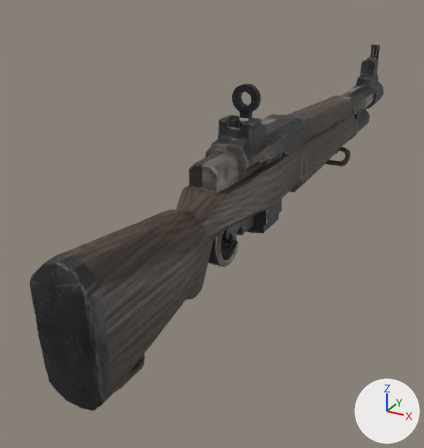
The glTF model addons/fc_weapons/assets/models/battle_rifle.glb: old version first, new version second.
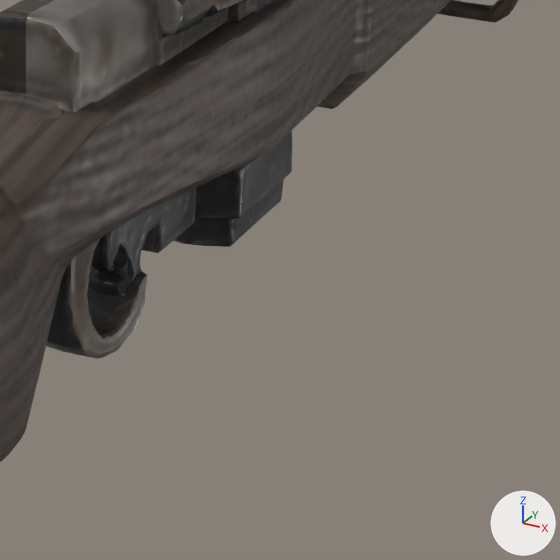
Old and new are each drawn whole from a 50 mm camera at (0.32, -0.611, 0.314) aimed at (-0.078, 0.112, -0.047) and again close up on the part from 46% to 85% of the width and 36% to 73% of the height. The lights are fixed; the arrows at lower right show +X, +Y and +Z. The older version's two pictures come first. Where no turn or scale is listed for an object, it has been applied to the vertices. Vertices at exactly the same position are counted once.

The scene before the commit, as lines of its bpy script (objects in view):
```python
me_mesh_0 = bpy.data.meshes.new('Mesh_0')
me_mesh_0.from_pydata(...)  # 4417 vertices, 7922 faces; spans x -0.037..0.037, y -0.5..0.502, z -0.111..0.11
me_mesh_0.materials.append(mat_material_0)
ob_geometry_0 = bpy.data.objects.new('geometry_0', me_mesh_0)
ob_geometry_0.location = (0.0, 0.2, 0.03)
```
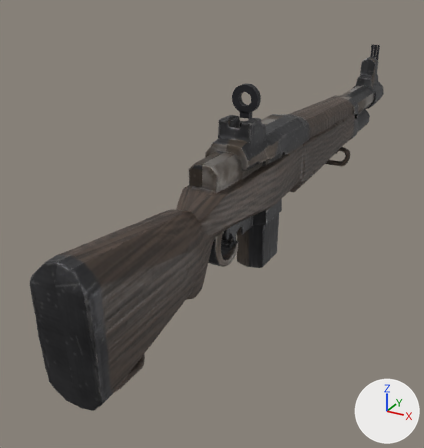
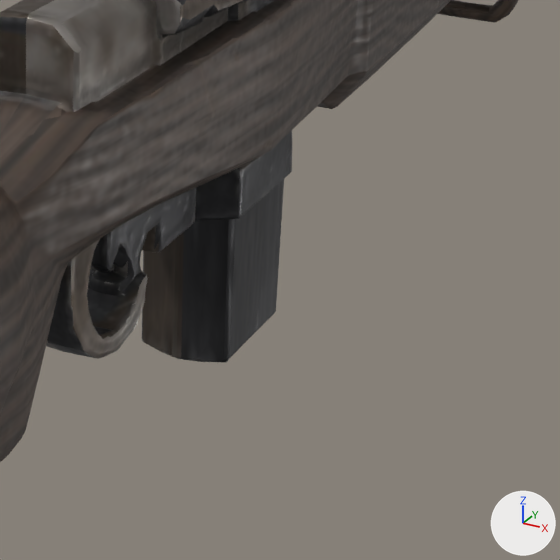
What changed in the scene script:
```text
Change me_mesh_0:
    used by ob_geometry_0; location = (0.0, 0.2, 0.03)
    remove me_mesh_0.from_pydata(...)  # 4417 vertices, 7922 faces; spans x -0.037..0.037, y -0.5..0.502, z -0.111..0.11
    add me_mesh_0.from_pydata(...)  # 4417 vertices, 7922 faces; spans x -0.037..0.037, y -0.5..0.502, z -0.116..0.11
    me_mesh_0 part 1: all 45 vertices in x -0.021..0.021, y -0.124..-0.054, z -0.061..-0.058 are moved by (0.0, 0.0, -0.055)
```

Pixel boxes [x1, y1, x2, y2] of what changed, in the close-ups (560 x 560 px; the box of a moved part takes in the faces that stretch with it):
part 1 of me_mesh_0, moved or reshaped
    before: [173, 179, 284, 247]
    after: [142, 179, 284, 363]
